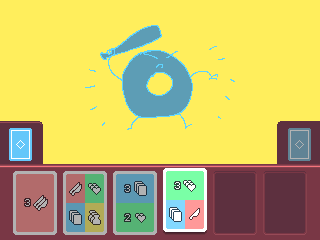
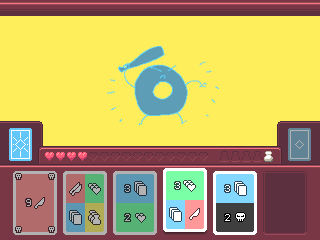
Comparing the layer stacks of the two 320x240 images. Changes:
painted on "Layer 4" over [85, 25, 235, 130]
renamed "Layer 2" to "Deck and Discard", painted on it over [13, 128, 282, 161]
painted on "cards" over [15, 171, 257, 235]
added layer "Layer 10" above "Layer 8" over [45, 152, 87, 161]
added layer "Layer 8" above "Layer 11" over [45, 152, 208, 161]
added layer "Layer 11" above "Layer 9" over [264, 151, 273, 162]
added layer "Layer 9" above "Layer 1" over [220, 151, 273, 162]
painted on "Layer 1" over [0, 0, 320, 232]
painted on "Layer 5" over [0, 121, 320, 161]
